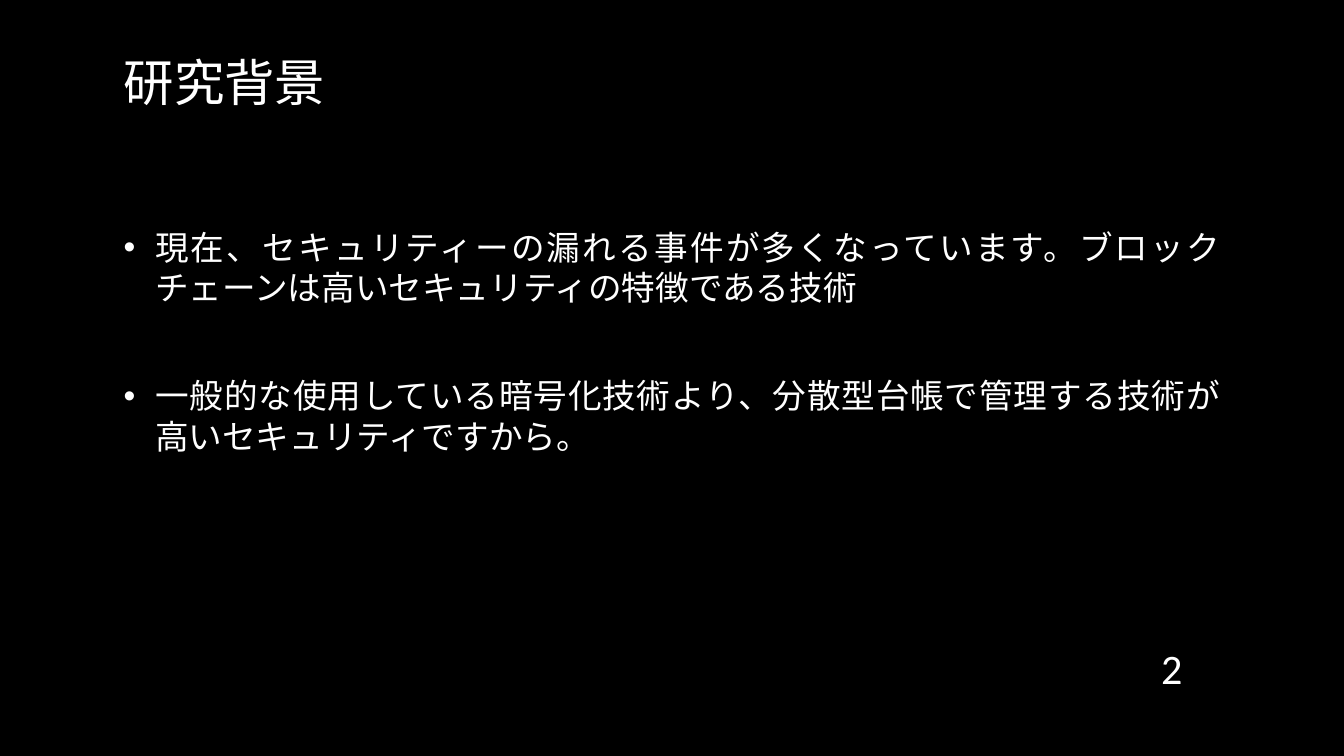
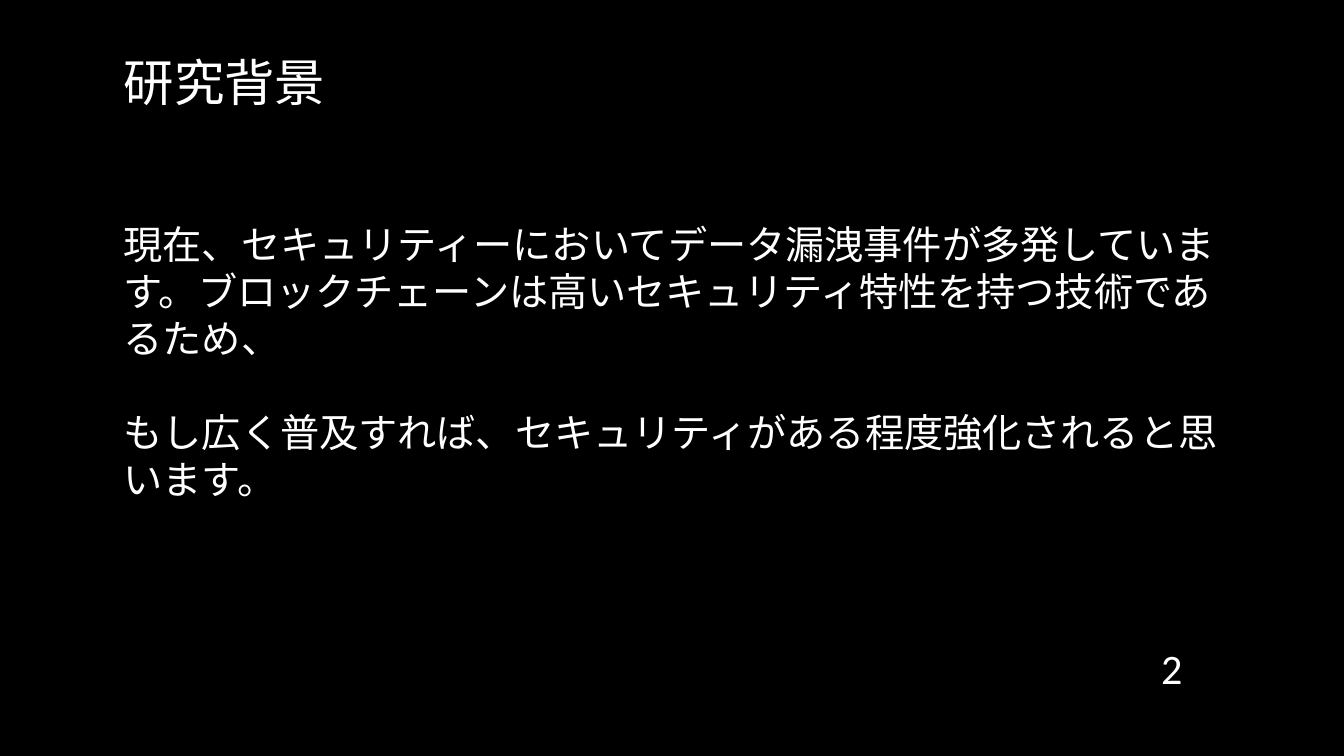
Before and after one commit to cyrusmanosa/Ecc-Year-3, a slide deck: slide 2 of Y3-Sem1/ITゼミ演習１/SK3A04文家俊_5月発表.pptx. Drawn at 1344x756 pixels with LibreOffice and Linux fonts; fonts in the diff are those of the drawing; background and template pictures are left out. Boxes give left, top, right and bottom in pixels: in the first picture for what was removed or moved away, otherwise in the second. Text is boxed around its words. In the diff, an @@ line names an element or a change of style, - is before the commit and + after.

```diff
--- a/Y3-Sem1/ITゼミ演習１/SK3A04文家俊_5月発表.pptx
+++ b/Y3-Sem1/ITゼミ演習１/SK3A04文家俊_5月発表.pptx
@@ text at box(124, 225, 1218, 497): text changed; size 24 to 28 pt @@
-• 現在、セキュリティーの漏れる事件が多くなっています。ブロックチェーンは高いセキュリティの特徴である技術
-• 一般的な使用している暗号化技術より、分散型台帳で管理する技術が高いセキュリティですから。
+現在、セキュリティーにおいてデータ漏洩事件が多発しています。ブロックチェーンは高いセキュリティ特性を持つ技術であるため、
+もし広く普及すれば、セキュリティがある程度強化されると思います。
```
Also in this commit, not shown: 4 other slides changed, 1 slide added, 1 slide removed, 19 other files.
